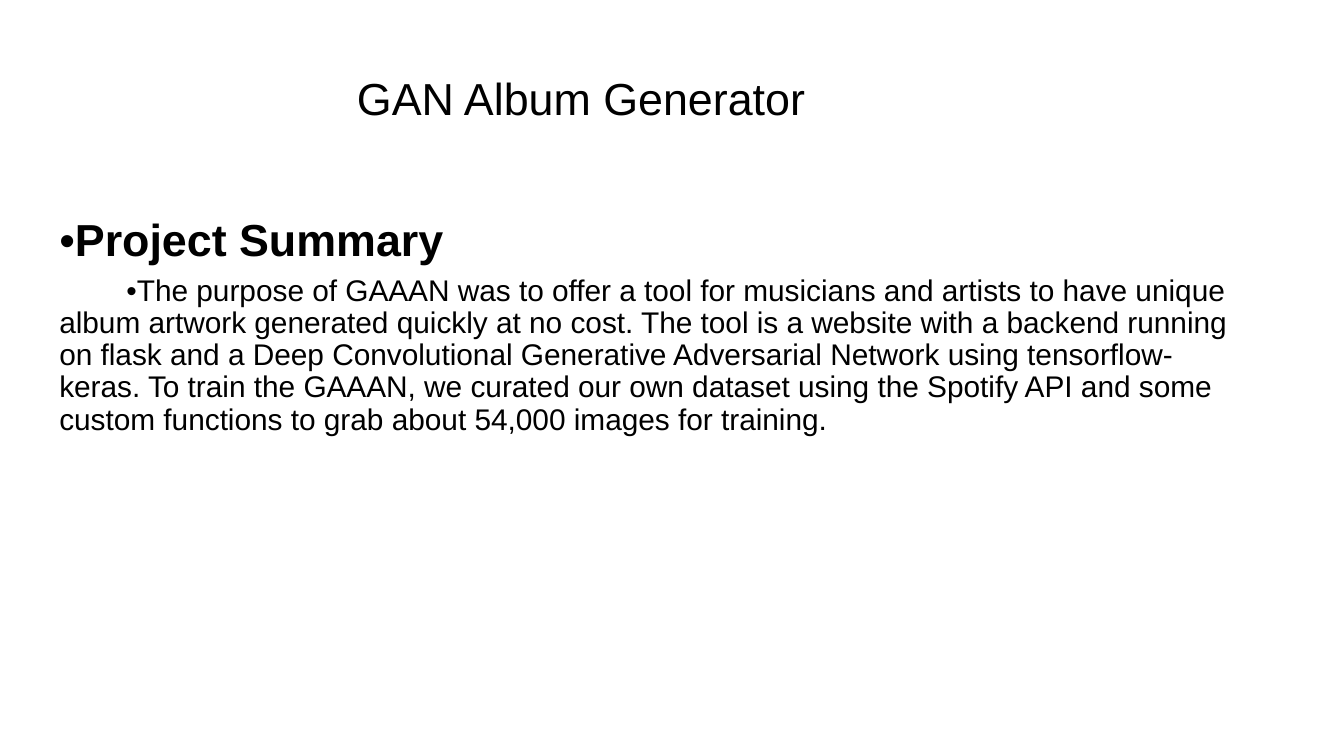
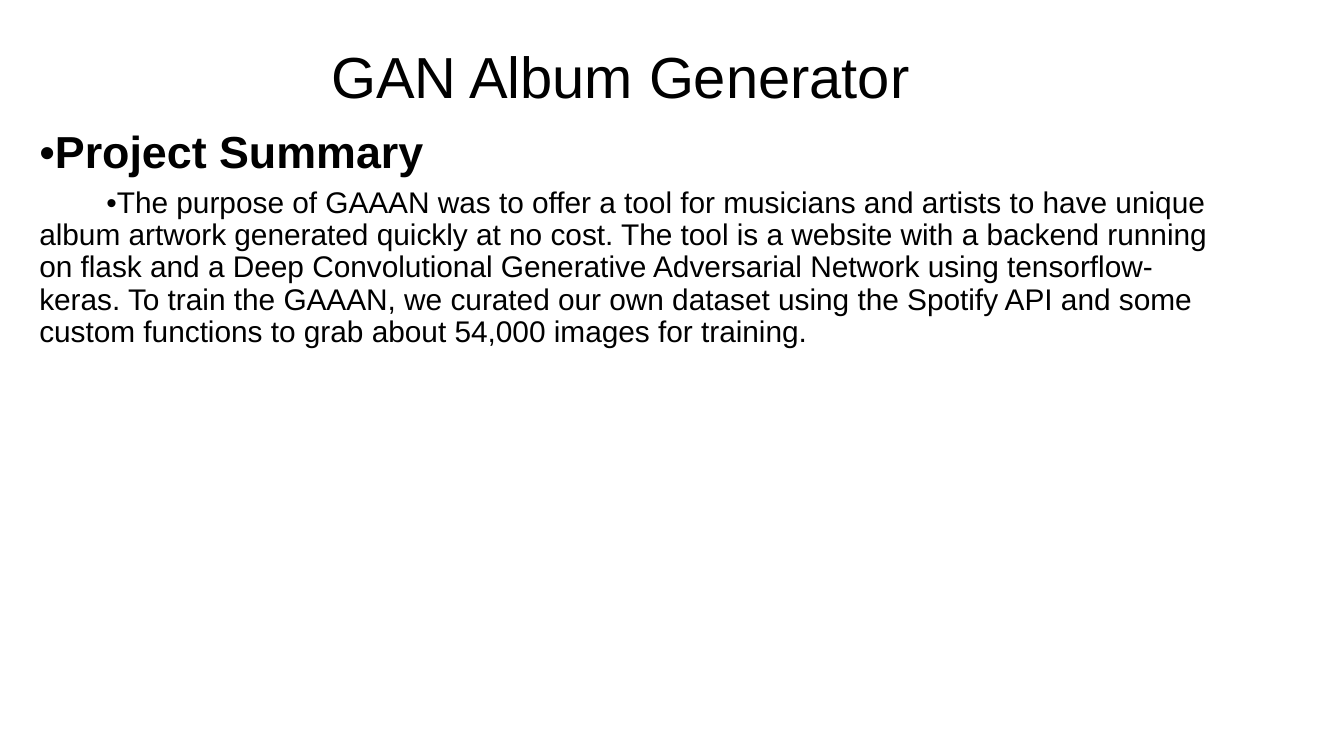
Before and after one commit to mmcdermott011/GAAAN, a slide deck: slide 2 of Deliverables/Final Presentation.pptx (slide 3 before the commit). Drawn at 1344x756 pixels with LibreOffice and Linux fonts; fonts in the diff are those of the drawing. Boxes give left, top, right and bottom in pixels: in the first picture for what was removed or moved away, otherwise in the second. Text is boxed around its words. In the diff, an @@ line names an element or a change of style, - is before the commit and + after.

```diff
--- a/Deliverables/Final Presentation.pptx
+++ b/Deliverables/Final Presentation.pptx
@@ title "GAN Album Generator": place and size @@
-title "GAN Album Generator" at [357, 82, 805, 116]
+title "GAN Album Generator" at [331, 56, 909, 99]
@@ title "GAN Album Generator" at [331, 56, 909, 99]: size 24 to 31 pt @@
@@ text "•Project Summary": place and size @@
-text "•Project Summary" at [59, 223, 1226, 435]
+text "•Project Summary" at [39, 135, 1206, 347]
```
Also in this commit, not shown: 1 other slide changed, 14 slides added, 1 slide removed, 7 other files.
